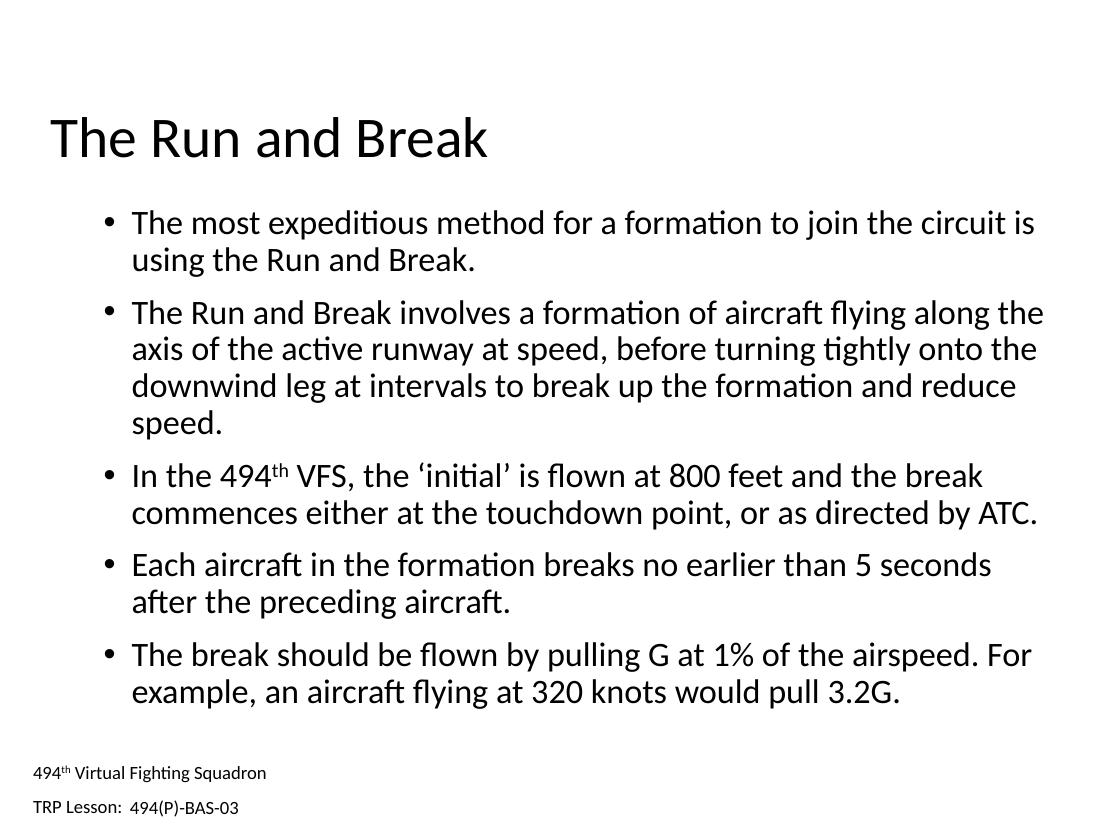
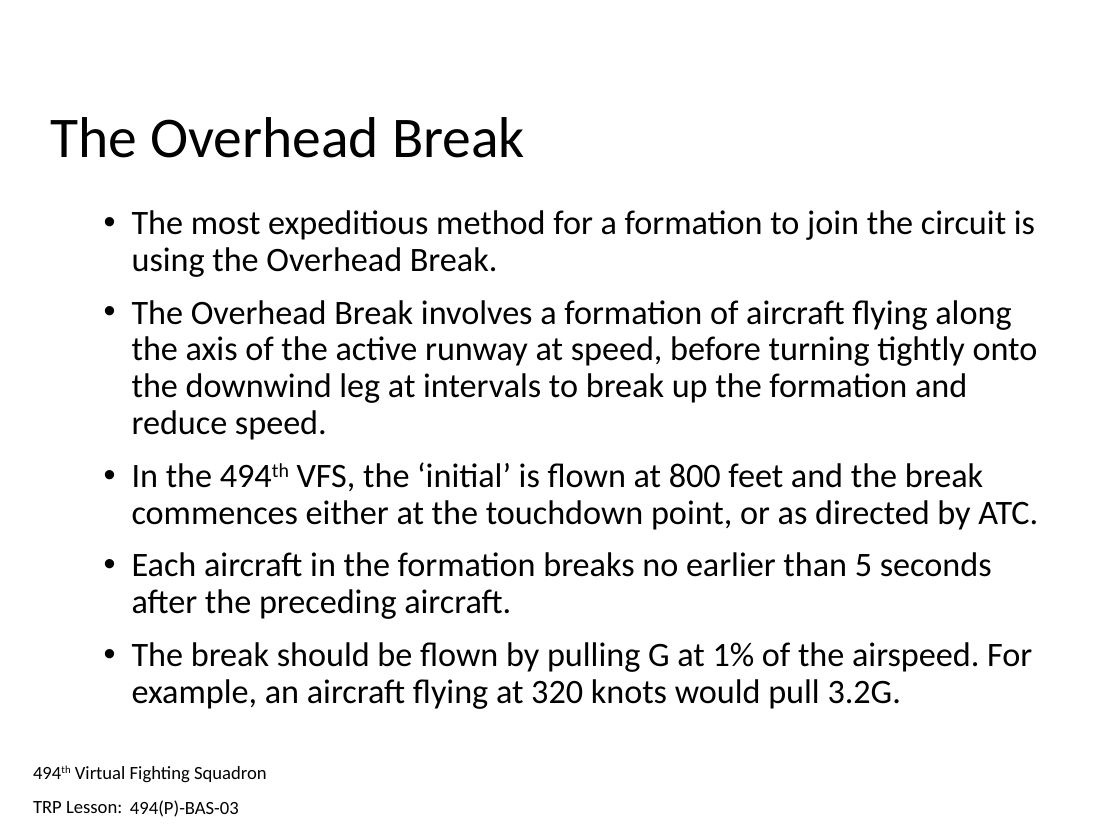
Before and after one commit to 132nd-vWing/132-TRP-494, a slide deck: slide 13 of TRP/BAS/BAS-03/494(P)-BAS-03 - Trainee Presentation.pptx. Drawn at 1120x840 pixels with LibreOffice and Linux fonts; fonts in the diff are those of the drawing; background and template pictures are left out. Boxes give left, top, right and bottom in pixels: in the first picture for what was removed or moved away, otherwise in the second. Text is boxed around its words. In the diff, an @@ line names an element or a change of style, - is before the commit and + after.

Commit message:
Renamed Run and Break to OHB. Completed BAS04.

```diff
--- a/TRP/BAS/BAS-03/494(P)-BAS-03 - Trainee Presentation.pptx
+++ b/TRP/BAS/BAS-03/494(P)-BAS-03 - Trainee Presentation.pptx
@@ title at (51, 117, 525, 158): text changed @@
-The Run and Break
+The Overhead Break
@@ text at (132, 210, 1038, 440): text changed @@
-• The most expeditious method for a formation to join the circuit is using the Run and Break.
-• The Run and Break involves a formation of aircraft flying along the axis of the active runway at speed, before turning tightly onto the downwind leg at intervals to break up the formation and reduce speed.
+• The most expeditious method for a formation to join the circuit is using the Overhead Break.
+• The Overhead Break involves a formation of aircraft flying along the axis of the active runway at speed, before turning tightly onto the downwind leg at intervals to break up the formation and reduce speed.
```
Also in this commit, not shown: 3 other slides changed, 3 other files.
